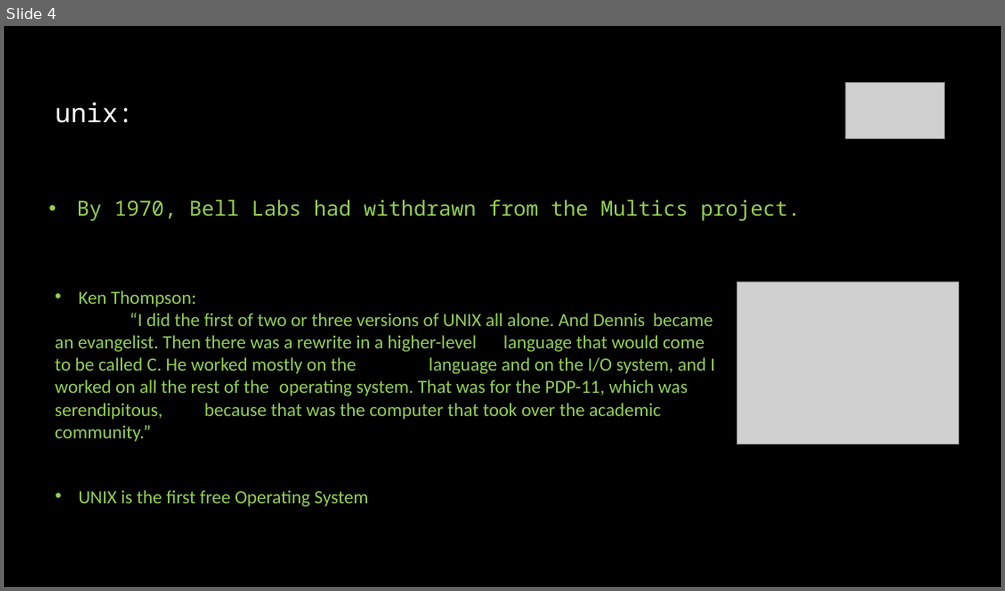
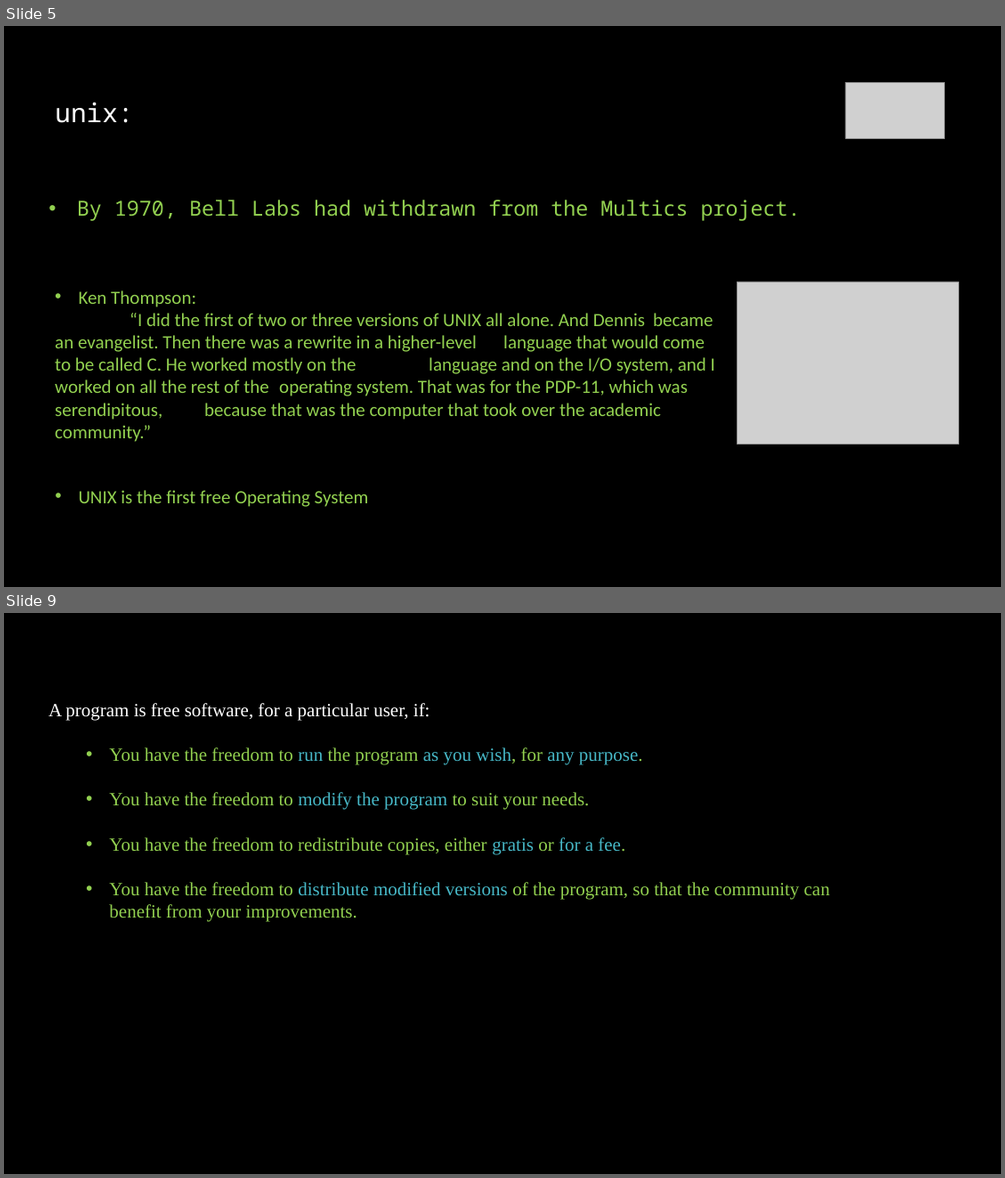
Before and after one commit to linuxfestival/introduction-to-linux-resources, a slide deck: amirkabir_linux_festival.pptx. Shown one above the other, each under a label of ours: slide 4 before the commit, slides 5 and 9 after it; the slides between them are not shown. The pictures are 1005x591 and 1005x1178 pixels, drawn with LibreOffice and Linux fonts; fonts in the diff are those of the drawing; grey boxes stand for pictures. Boxes give left, top, right and bottom in pixels: in the first picture for what was removed or moved away, otherwise in the second. Text is boxed around its words. In the diff, an @@ line names an element or a change of style, - is before the commit and + after.

```diff
--- a/amirkabir_linux_festival.pptx
+++ b/amirkabir_linux_festival.pptx
@@ slide 9 added at bbox=[4, 613, 1001, 1174], background #000000 @@
@@ text added at bbox=[48, 703, 830, 922], 18 pt, text #92D050 @@
+A program is free software, for a particular user, if:
+  • You have the freedom to run the program as you wish, for any purpose.
+  • You have the freedom to modify the program to suit your needs.
+  • You have the freedom to redistribute copies, either gratis or for a fee.
+  • You have the freedom to distribute modified versions of the program, so that the community can benefit from your improvements.
@@ what was slide 4 is now slide 5 @@
```
Also in this commit, not shown: 2 slides changed, 5 other slides added.
